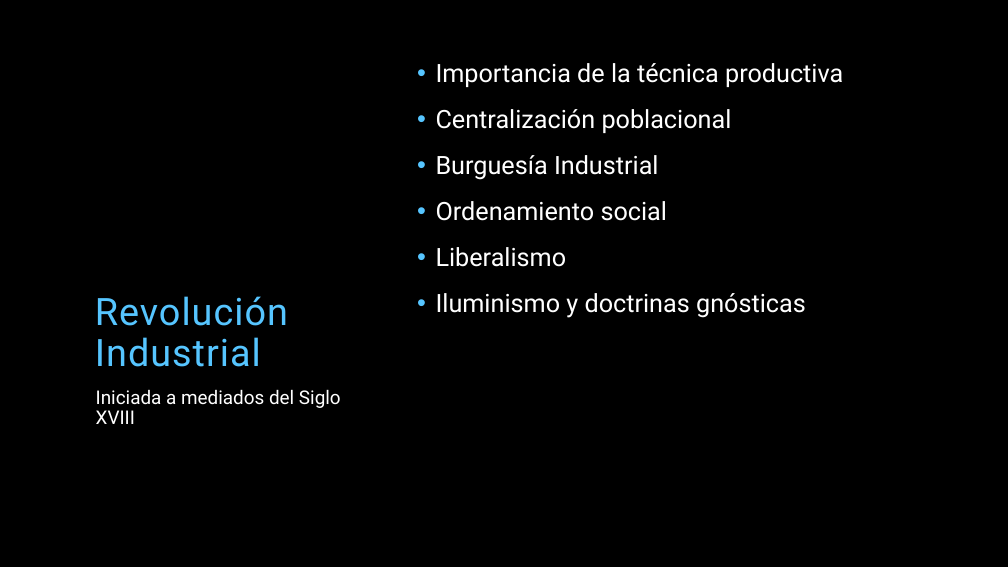
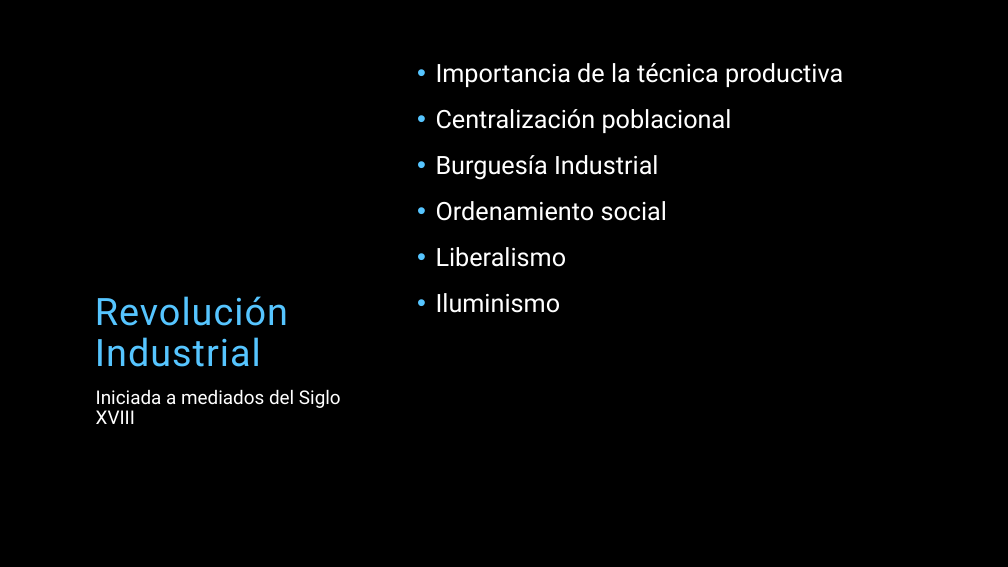
Before and after one commit to miparnisari/implantaciondesistemas, a slide deck: slide 13 of Presentacion/Fuga de Información.pptx. Drawn at 1008x567 pixels with LibreOffice and Linux fonts; fonts in the diff are those of the drawing; background and template pictures are left out. Boxes give left, top, right and bottom in pixels: in the first picture for what was removed or moved away, otherwise in the second. Text is boxed around its words. In the diff, an @@ line names an element or a change of style, - is before the commit and + after.

Commit message:
Cambio línea mía. Santi.

```diff
--- a/Presentacion/Fuga de Información.pptx
+++ b/Presentacion/Fuga de Información.pptx
@@ text at [436,293,561,313]: text changed @@
-• Iluminismo y doctrinas gnósticas
+• Iluminismo
```
